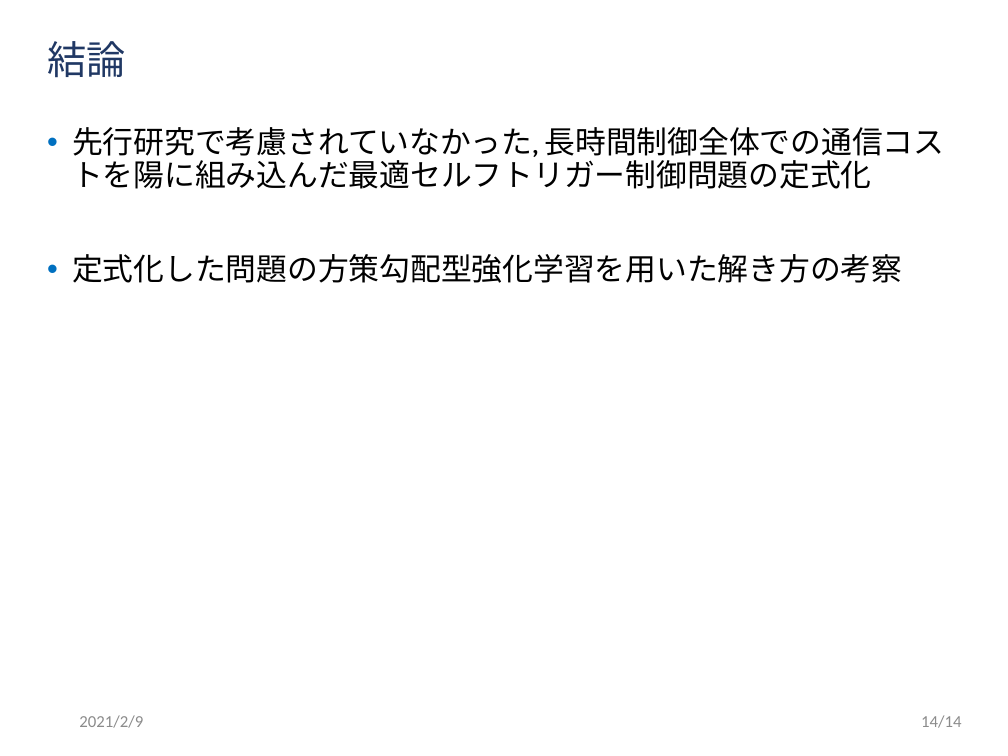
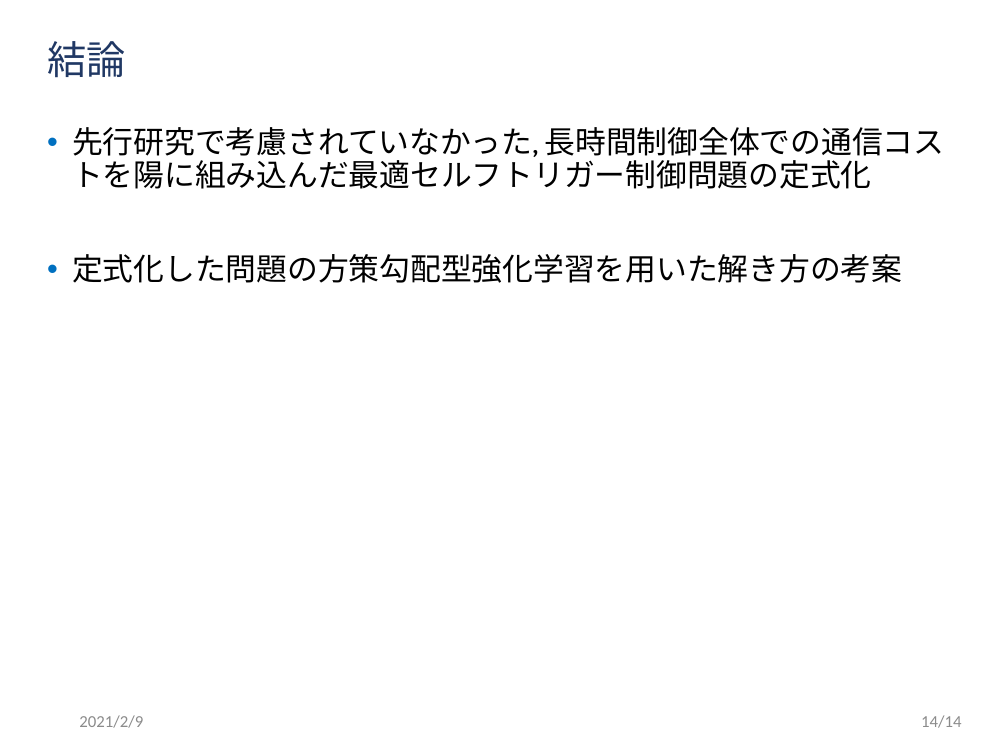
Before and after one commit to ibuki1024/thesis, a slide deck: slide 15 of slide/master.pptx. Drawn at 1008x756 pixels with LibreOffice and Linux fonts; fonts in the diff are those of the drawing; background and template pictures are left out. Boxes give left, top, right and bottom in pixels: in the first picture for what was removed or moved away, otherwise in the second. Text is boxed around its words. In the diff, an @@ line names an element or a change of style, - is before the commit and + after.

```diff
--- a/slide/master.pptx
+++ b/slide/master.pptx
@@ text at (x1=72, y1=254, x2=902, y2=283): text changed @@
-• 定式化した問題の方策勾配型強化学習を用いた解き方の考察
+• 定式化した問題の方策勾配型強化学習を用いた解き方の考案
```
Also in this commit, not shown: 6 other slides changed, 4 other files.
